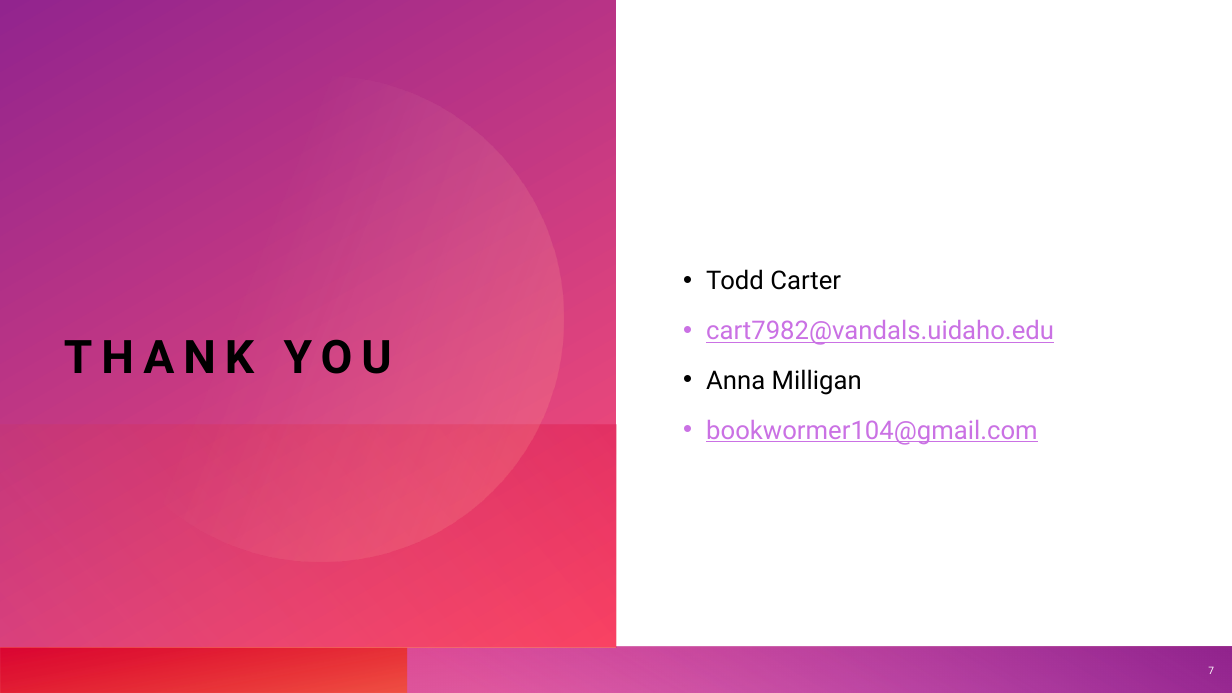
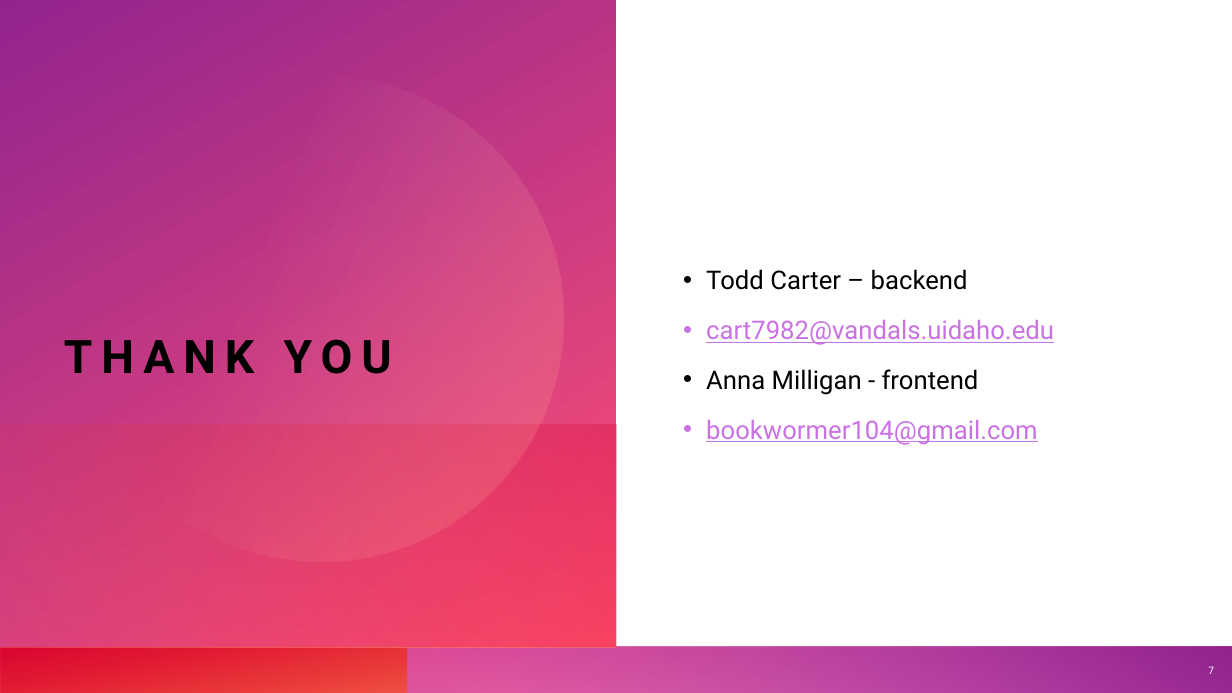
Before and after one commit to cart7982/CaravanSeraiCS360, a slide deck: slide 7 of CaravanSeraiCS360/Presentations/Caravanserai.pptx. Drawn at 1232x693 pixels with LibreOffice and Linux fonts; fonts in the diff are those of the drawing. Boxes give left, top, right and bottom in pixels: in the first picture for what was removed or moved away, otherwise in the second. Text is boxed around its words. In the diff, an @@ line names an element or a change of style, - is before the commit and + after.

Commit message:
Significant changes.
Backend and frontend built up to adding and removing products from the barter cart.  Next task is to create message system between users so they can enact barters.  There's a merge error, so not sure if any of this will upload to git correctly.

```diff
--- a/CaravanSeraiCS360/Presentations/Caravanserai.pptx
+++ b/CaravanSeraiCS360/Presentations/Caravanserai.pptx
@@ text at <box>706,269,968,290</box>: text changed @@
-• Todd Carter
+• Todd Carter – backend
@@ text at <box>706,369,979,395</box>: text changed @@
-• Anna Milligan
+• Anna Milligan - frontend
```
Also in this commit, not shown: 2 other slides changed, 2 slides added, 2 slides removed, 21 other files.
